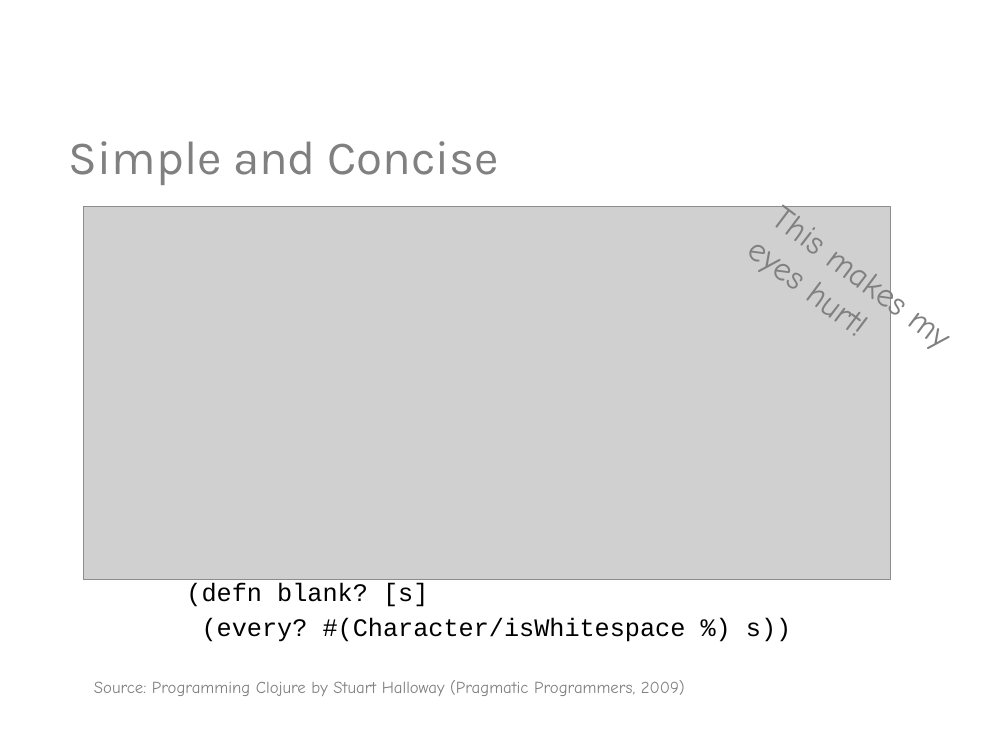
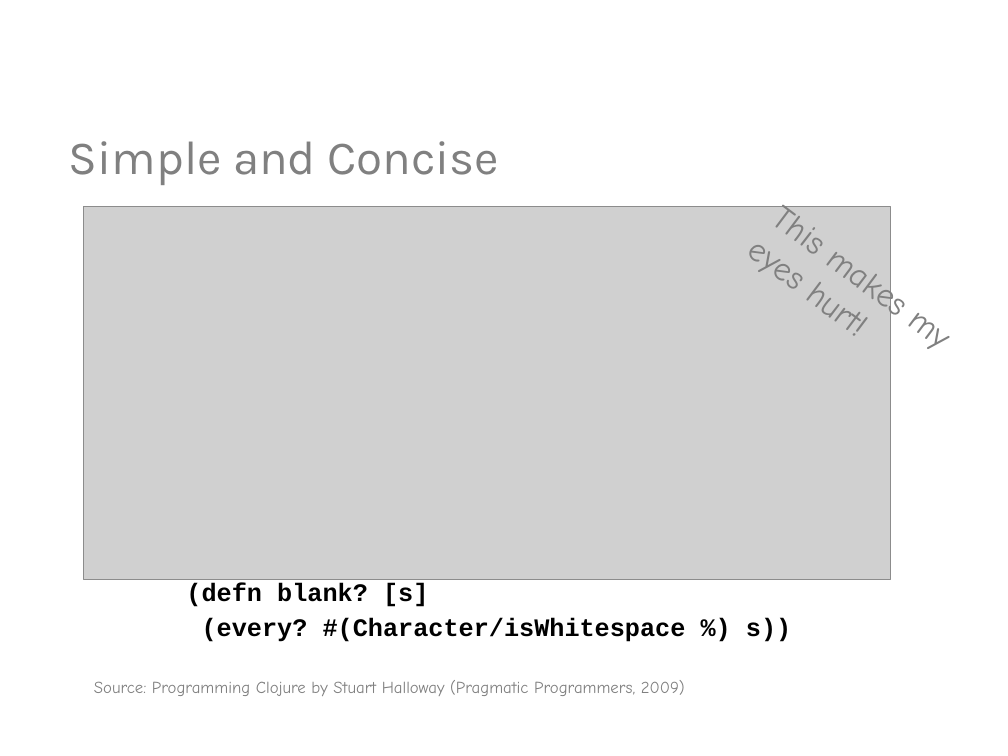
Before and after one commit to mjul/clojure-in-10-mins, a slide deck: slide 6 of Clojure in 10 minutes.pptx (slide 5 before the commit). Drawn at 1008x756 pixels with LibreOffice and Linux fonts; fonts in the diff are those of the drawing; grey boxes stand for pictures; background and template pictures are left out. Boxes give left, top, right and bottom in pixels: in the first picture for what was removed or moved away, otherwise in the second. Text is boxed around its words. In the diff, an @@ line names an element or a change of style, - is before the commit and + after.

```diff
--- a/Clojure in 10 minutes.pptx
+++ b/Clojure in 10 minutes.pptx
@@ text "(defn blank? [s]" at bbox=[186, 582, 791, 642]: bold on @@
```
Also in this commit, not shown: 4 other slides changed, 1 slide added, 3 other files.
